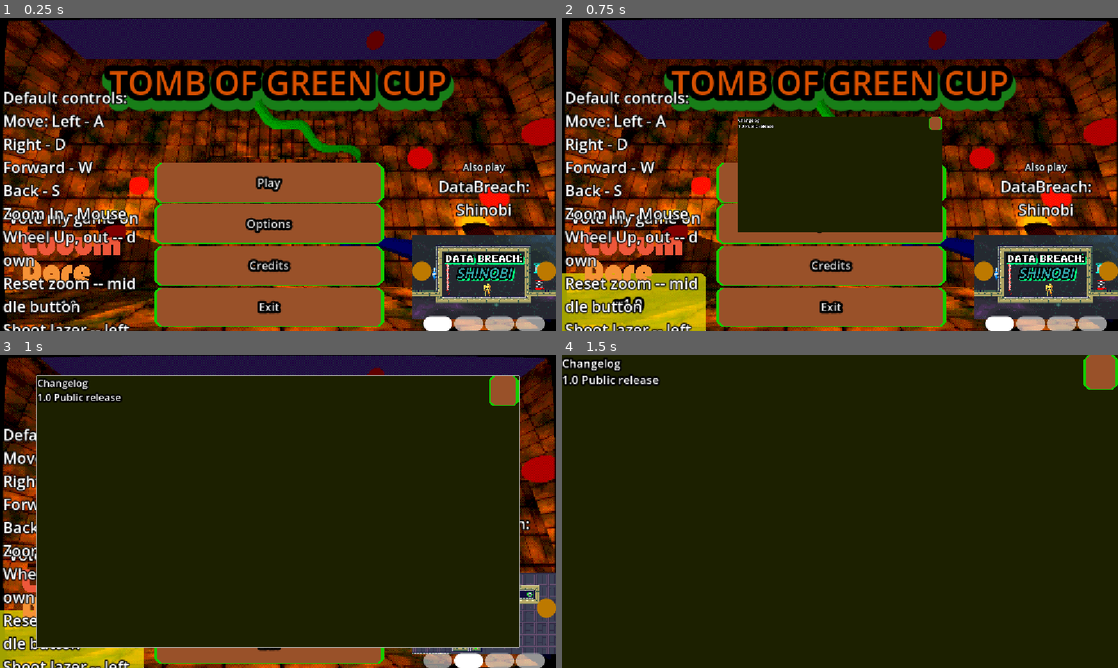
Above: before the commit, frames 1-4 (two rows, left to right).
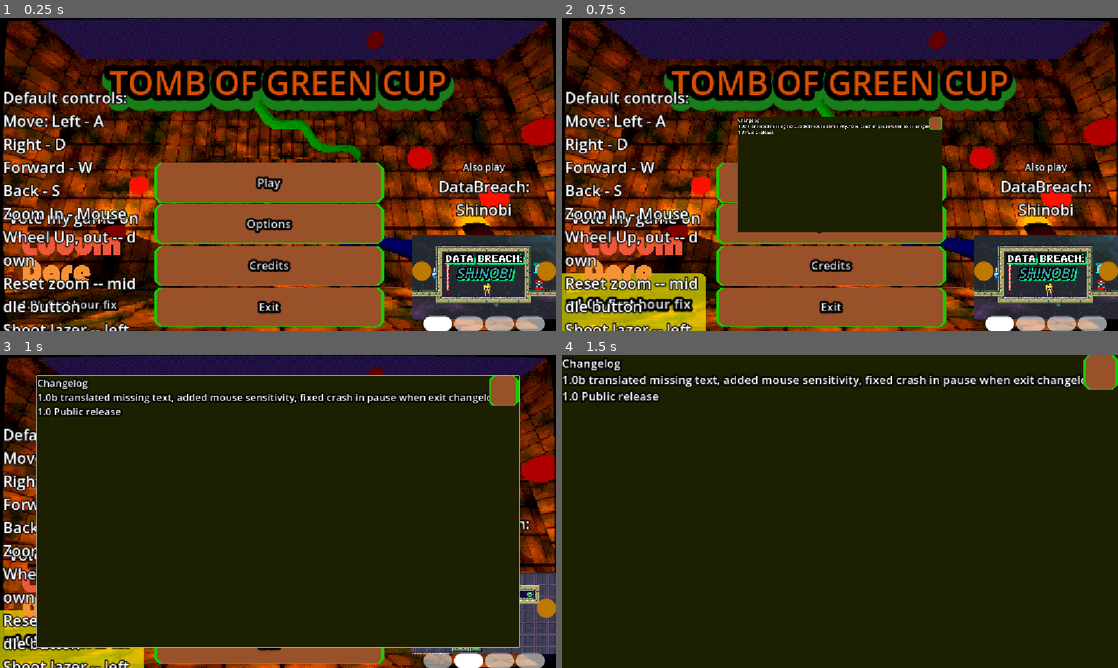
Above: after the commit, the same moments.

Repository: CoolPurpleRat/LD60
Game: Godot game, scene res://UI/MainMenu/MainMenu.tscn
Same seed, same stepped clock (60 frames per second), same inputs: the game is played once before the commit and once after it. Sound files missing from this copy of the repository are replaced by a short silence.
Inputs:
- Up to frame 1 (0.25 s): no input
- Up to frame 2 (0.75 s): click "v1.0" (after the commit: "v1.0b first hour fix") at 0.5 s
- Up to frame 3 (1 s): no input
- Up to frame 4 (1.5 s): click "Play" at 1.25 s

The runs differ from the first frame. In frame 1, 0.3% of the frame differs, in the area x 2-22%, y 89-94%; in frame 2, 1.0%; in frame 3, 2.1%; in frame 4, 2.5%, in the area x 0-94%, y 6-16%.

Commit message:
1.01 first hour fix

Diff:
--- a/Objects/Player/player.gd
+++ b/Objects/Player/player.gd
@@ -6,6 +6,7 @@
 
 #TODO: setting to set it
 @export var mouse_sensitivity: float = 0.3
+var invertMouseY:=false
 
 @onready var camera: Camera3D = $Camera3D
 @onready var lazerCastRef: RayCast3D = %LazerCast
@@ -19,6 +20,11 @@
 
 func _ready() -> void:
 	Input.set_mouse_mode(Input.MouseMode.MOUSE_MODE_CAPTURED)
+	PauseMenu.connect(&"mouseSettingsChanged", updateMouse)
+
+func updateMouse()->void:
+	mouse_sensitivity=PauseMenu.mouseSens
+	invertMouseY=PauseMenu.InvertMouseY
 
 func _physics_process(delta: float) -> void:
 	# Add the gravity.
@@ -75,7 +81,10 @@
 		# Pitch up/down on the X axis with clamp
 		cameraXangle += event.relative.y * mouse_sensitivity
 		cameraXangle = clamp(cameraXangle, -90.0, 90.0)
-		camera.rotation.x = -deg_to_rad(cameraXangle)
+		if not invertMouseY:
+			camera.rotation.x = -deg_to_rad(cameraXangle)
+		else:
+			camera.rotation.x = deg_to_rad(cameraXangle)
 
 var lazeredBody:WeakRef
 func _lazerProc()->void:
--- /dev/null
+++ b/UI/InputRemap/input_remap_menu.gd
@@ -0,0 +1 @@
+extends VBoxContainer
--- a/UI/MainMenu/MainMenu.tscn
+++ b/UI/MainMenu/MainMenu.tscn
@@ -108,6 +108,7 @@
 focus_neighbor_bottom = NodePath("../VBoxContainer/Exit b")
 focus_next = NodePath("../VBoxContainer/Exit b")
 focus_previous = NodePath("../VBoxContainer/Exit b")
+text = "v1.0b first hour fix"
 focusEscapeRef = NodePath("../VBoxContainer/Options b")
 
 [node name="AlsoPlay" parent="MenuSwitcher/MainOptions" unique_id=900815861 instance=ExtResource("14_h4ivt")]
--- a/UI/OptionsMenu/ResolutionChoose/resolution_choose.tscn
+++ b/UI/OptionsMenu/ResolutionChoose/resolution_choose.tscn
@@ -56,7 +56,7 @@
 focus_neighbor_left = NodePath("../Y spin")
 focus_previous = NodePath("../X spin")
 theme_override_font_sizes/font_size = 10
-text = "Прийняти"
+text = "Accept"
 
 [connection signal="focus_entered" from="X spin" to="X spin" method="_onFocusEntered"]
 [connection signal="value_changed" from="X spin" to="." method="_on_x_spin_value_changed"]
--- a/UI/OptionsMenu/options.gd
+++ b/UI/OptionsMenu/options.gd
@@ -9,6 +9,12 @@
 @onready var tabContainerRef:TabContainer=%TabContainer
 
 enum Tabs{Audio, Video, PCInput, MobInput, Game}
+
+func _on_mouse_sens_sl_value_changed(value: float) -> void:
+	PauseMenu.mouseSens=value
+
+func _on_invert_y_toggled(toggled_on: bool) -> void:
+	PauseMenu.InvertMouseY=toggled_on
 
 func _ready() -> void:
 	if not ToSave:
@@ -79,8 +85,9 @@
 	ToSave["MusicAudio"]=AudioServer.get_bus_volume_linear(musicBus)
 	ToSave["SFXAudio"]=AudioServer.get_bus_volume_linear(sfxBus)
 
-	#ToSave["MobileButtonsOpacity"]=MobileButtons.getOpacity()
-	#ToSave["Language"]=TranslationServer.get_locale()
+	ToSave["InvertY"]=PauseMenu.InvertMouseY
+	ToSave["mouseSens"]=PauseMenu.mouseSens
+
 	file.store_var(ToSave)
 	file.close()
 
@@ -96,6 +103,9 @@
 	if ToSave.has("AudioOff"):AudioServer.set_bus_mute(0, ToSave["AudioOff"])
 	#if ToSave.has("MobileButtonsOpacity"):MobileButtons.buttonOpacity=ToSave["MobileButtonsOpacity"]
 	#if ToSave.has("Language"):TranslationServer.set_locale(ToSave["Language"])
+	if ToSave.has("InvertY"):PauseMenu.InvertMouseY=ToSave["InvertY"]
+	if ToSave.has("mouseSens"):PauseMenu.mouseSens=ToSave["mouseSens"]
+
 	#Display operations are heavy. Its reduce function in ~2x time
 	if ToSave.has("fullScreen"):DisplayServer.call_deferred("window_set_mode", ToSave["fullScreen"])
 	if ToSave.has("ScreenResolution"):DisplayServer.call_deferred("window_set_size", ToSave["ScreenResolution"])
@@ -114,6 +124,8 @@
 	setBut("SFXAudio", %SFX_Slider, "value")
 	setBut("ScreenResolution", %ResolutionChoose, "windowResolution")
 	await get_tree().physics_frame
+	setBut("mouseSens", %MouseSensSl, "value")
+	setBut("InvertY", %InvertY, "button_pressed")
 	#if ToSave.has("MobileButtonsOpacity"):%ScreenTouchVisibility_Slider.value=ToSave["MobileButtonsOpacity"]
 #endregion
 
--- a/UI/OptionsMenu/options.tscn
+++ b/UI/OptionsMenu/options.tscn
@@ -289,6 +289,47 @@
 size_flags_horizontal = 3
 size_flags_vertical = 3
 columns = 2
+
+[node name="MouseSensL" type="Label" parent="TabContainer/Game/GridContainer" unique_id=85053805]
+custom_minimum_size = Vector2(0, 45.785)
+layout_mode = 2
+size_flags_horizontal = 3
+size_flags_vertical = 5
+theme = ExtResource("2_v7uto")
+text = "Mouse sensitivity"
+autowrap_mode = 2
+resize_font_to_fit = true
+
+[node name="MouseSensSl" type="HSlider" parent="TabContainer/Game/GridContainer" unique_id=46048429]
+unique_name_in_owner = true
+custom_minimum_size = Vector2(0, 45.785)
+layout_mode = 2
+size_flags_horizontal = 3
+size_flags_vertical = 5
+theme = ExtResource("2_v7uto")
+max_value = 1.0
+step = 0.001
+value = 0.3
+allow_greater = true
+allow_lesser = true
+
+[node name="Invert Y2" type="Label" parent="TabContainer/Game/GridContainer" unique_id=923502069]
+custom_minimum_size = Vector2(0, 45.785)
+layout_mode = 2
+size_flags_horizontal = 3
+size_flags_vertical = 5
+theme = ExtResource("2_v7uto")
+text = "Invert Y"
+autowrap_mode = 2
+resize_font_to_fit = true
+
+[node name="InvertY" type="CheckBox" parent="TabContainer/Game/GridContainer" unique_id=1777421037]
+unique_name_in_owner = true
+custom_minimum_size = Vector2(0, 45.785)
+layout_mode = 2
+size_flags_horizontal = 3
+size_flags_vertical = 5
+theme = ExtResource("2_v7uto")
 
 [node name="Label" type="Label" parent="TabContainer/Game/GridContainer" unique_id=850331551]
 visible = false
@@ -383,6 +424,8 @@
 [connection signal="resolutionChange" from="TabContainer/Video/VideoSettings/ResolutionChoose" to="." method="_on_resolution_choose_resolution_change"]
 [connection signal="item_selected" from="TabContainer/Video/VideoSettings/VSyns_drop" to="." method="_on_v_syns_drop_item_selected"]
 [connection signal="value_changed" from="TabContainer/MobileInput/GridContainer/ScreenTouchVisibility_Slider" to="." method="_on_screen_touch_visibility_slider_value_changed"]
+[connection signal="value_changed" from="TabContainer/Game/GridContainer/MouseSensSl" to="." method="_on_mouse_sens_sl_value_changed"]
+[connection signal="toggled" from="TabContainer/Game/GridContainer/InvertY" to="." method="_on_invert_y_toggled"]
 [connection signal="pressed" from="TabContainer/Game/GridContainer/LanguageSwitch" to="." method="_onLanguageSwitchPressed"]
 [connection signal="pressed" from="TabContainer/Game/GridContainer/DeleteConfig_b" to="." method="_onDeleteConfigBPressed"]
 [connection signal="pressed" from="TabContainer/Game/GridContainer/DeleteProgress_b" to="." method="_on_delete_progress_b_pressed"]
--- a/UI/PauseMenu/PauseMenu.tscn
+++ b/UI/PauseMenu/PauseMenu.tscn
@@ -54,10 +54,11 @@
 focus_neighbor_bottom = NodePath("../Version")
 focus_next = NodePath("../Version")
 
-[node name="Version" parent="MenuSwitcher/MainOptions" unique_id=611333465 instance=ExtResource("3_bx856")]
+[node name="Version" parent="MenuSwitcher/MainOptions" unique_id=611333465 node_paths=PackedStringArray("focusEscapeRef") instance=ExtResource("3_bx856")]
 layout_mode = 1
 offset_top = -34.0
 offset_right = 288.0
+focusEscapeRef = NodePath("../VBoxContainer/Options b")
 
 [node name="VBoxContainer" type="VBoxContainer" parent="MenuSwitcher/MainOptions" unique_id=1694610332]
 layout_mode = 1
--- a/UI/PauseMenu/pauseMenu.gd
+++ b/UI/PauseMenu/pauseMenu.gd
@@ -4,6 +4,17 @@
 @onready var menuSwitcherRef: TabContainer = %MenuSwitcher
 @onready var returnToMainRef: TextureButton = $ReturnToMain
 
+signal mouseSettingsChanged
+
+var mouseSens:float=0.3:
+	set(value):
+		mouseSens=value
+		emit_signal(&"mouseSettingsChanged")
+
+var InvertMouseY:bool=false:
+	set(value):
+		InvertMouseY=value
+		emit_signal(&"mouseSettingsChanged")
 
 func _ready() -> void:
 	visible=false
--- a/UI/version.gd
+++ b/UI/version.gd
@@ -20,4 +20,5 @@
 	var animTween:=create_tween()
 	animTween.tween_property(changelogRef, "offset_transform_scale", Vector2.ZERO, 0.5)
 	animTween.finished.connect(func()->void:changelogRef.visible=false)
-	focusEscapeRef.grab_focus()
+	if focusEscapeRef:
+		focusEscapeRef.grab_focus()
--- a/UI/version.tscn
+++ b/UI/version.tscn
@@ -18,7 +18,7 @@
 grow_vertical = 0
 theme = ExtResource("1_tkjhy")
 theme_override_styles/normal = SubResource("StyleBoxEmpty_yf0l7")
-text = "v1.0"
+text = "v1.0b first hour fix"
 autowrap_mode = 2
 script = ExtResource("2_r8hh6")
 
@@ -39,6 +39,7 @@
 focus_mode = 2
 theme_override_styles/normal = SubResource("StyleBoxFlat_yf0l7")
 text = "Changelog
+1.0b translated missing text, added mouse sensitivity, fixed crash in pause when exit changelog
 1.0 Public release"
 
 [node name="CloseChangelog" type="Button" parent="Changelog" unique_id=497844609]
--- a/project.godot
+++ b/project.godot
@@ -11,7 +11,7 @@
 [application]
 
 config/name="TOMB OF GREEN CUP"
-config/version="1.0"
+config/version="1.01"
 run/main_scene="uid://dcngewtne5cj0"
 config/features=PackedStringArray("4.8", "GL Compatibility")
 boot_splash/show_image=false
Not shown, added: UI/InputRemap/input_remap_menu.gd.uid
